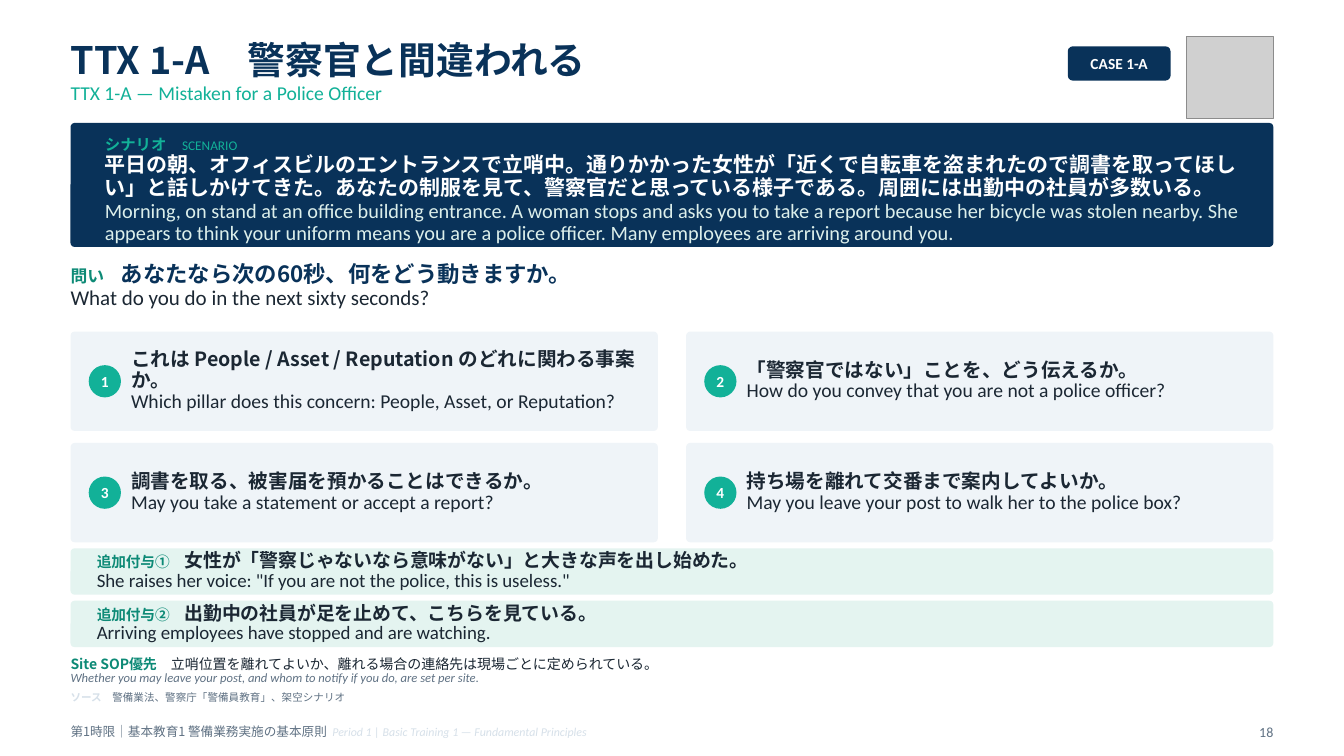
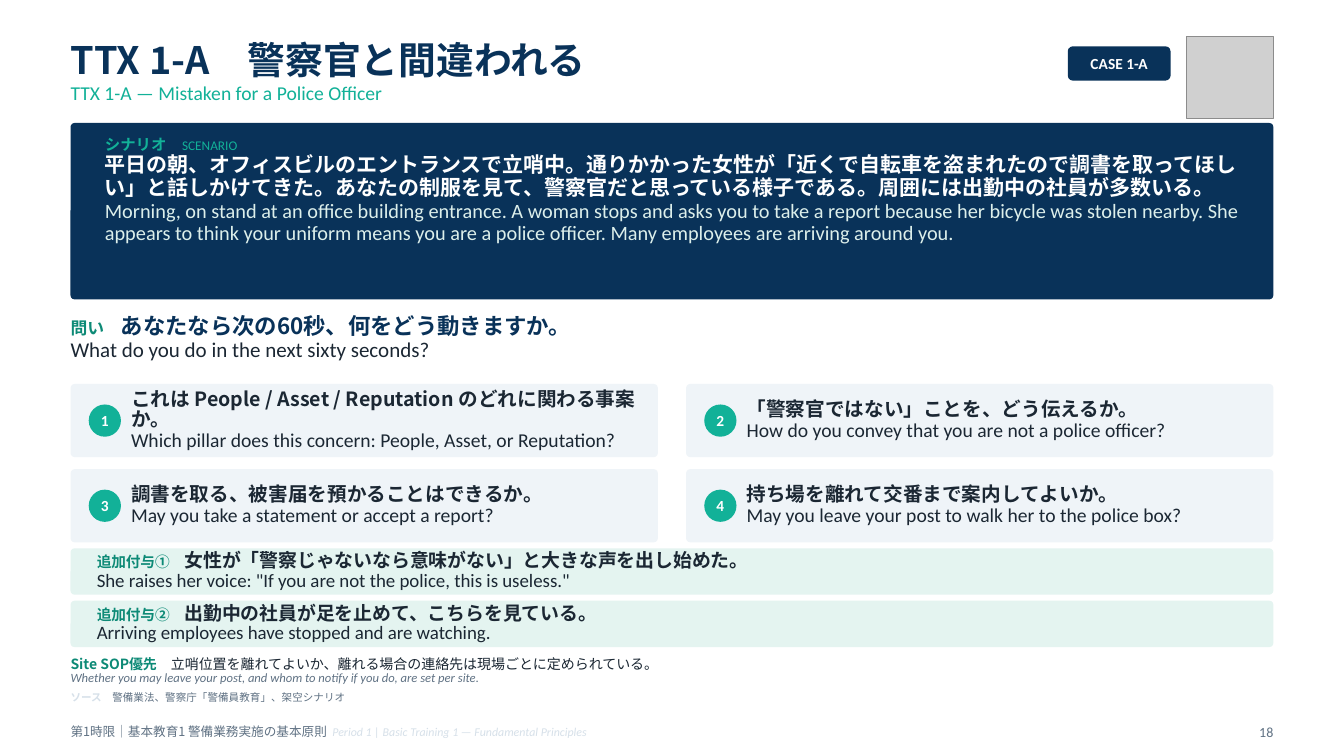
Before and after one commit to hrsmhiroshi-cpu/Training-, a slide deck: slide 18 of 新任講習/out/01_1限_警備業務実施の基本原則.pptx. Drawn at 1344x756 pixels with LibreOffice and Linux fonts; fonts in the diff are those of the drawing; grey boxes stand for pictures. Boxes give left, top, right and bottom in pixels: in the first picture for what was removed or moved away, otherwise in the second. Text is boxed around its words. In the diff, an @@ line names an element or a change of style, - is before the commit and + after.

```diff
--- a/新任講習/out/01_1限_警備業務実施の基本原則.pptx
+++ b/新任講習/out/01_1限_警備業務実施の基本原則.pptx
@@ rounded rectangle: place and size @@
-rounded rectangle at (71,123,1273,247)
+rounded rectangle at (71,123,1273,299)
@@ text "問い あなたなら次の60秒、何をどう動きますか。": place and size @@
-text "問い あなたなら次の60秒、何をどう動きますか。" at (71,263,571,309)
+text "問い あなたなら次の60秒、何をどう動きますか。" at (71,315,571,361)
@@ rounded rectangle: place and size @@
-rounded rectangle at (71,332,658,431)
+rounded rectangle at (71,384,658,457)
@@ text "これは People / Asset / ...": place and size @@
-text "これは People / Asset / ..." at (131,349,635,411)
+text "これは People / Asset / ..." at (131,389,635,450)
@@ proportions changed in 5 elements at (71,470,658,542), (687,470,1274,542), (71,123,1273,299), (71,384,658,457), (687,384,1274,457) @@
@@ rounded rectangle: place and size @@
-rounded rectangle at (687,332,1274,431)
+rounded rectangle at (687,384,1274,457)
@@ 2 texts, 2 ellipses: place and size @@
-2 texts, 2 ellipses at (89,365,737,397)
+2 texts, 2 ellipses at (89,404,737,437)
@@ text "「警察官ではない」ことを、どう伝えるか。": place and size @@
-text "「警察官ではない」ことを、どう伝えるか。" at (747,360,1165,400)
+text "「警察官ではない」ことを、どう伝えるか。" at (747,399,1165,440)
@@ rounded rectangle: place and size @@
-rounded rectangle at (71,443,658,541)
+rounded rectangle at (71,470,658,542)
@@ text "調書を取る、被害届を預かることはできるか。": place and size @@
-text "調書を取る、被害届を預かることはできるか。" at (131,471,543,512)
+text "調書を取る、被害届を預かることはできるか。" at (131,484,543,525)
@@ rounded rectangle: place and size @@
-rounded rectangle at (687,443,1274,541)
+rounded rectangle at (687,470,1274,542)
@@ text "持ち場を離れて交番まで案内してよいか。": place and size @@
-text "持ち場を離れて交番まで案内してよいか。" at (747,471,1181,512)
+text "持ち場を離れて交番まで案内してよいか。" at (747,484,1181,525)
@@ 2 texts, 2 ellipses: place and size @@
-2 texts, 2 ellipses at (89,477,737,509)
+2 texts, 2 ellipses at (89,490,737,522)
```
Also in this commit, not shown: 2 other slides changed, 8 other files.
